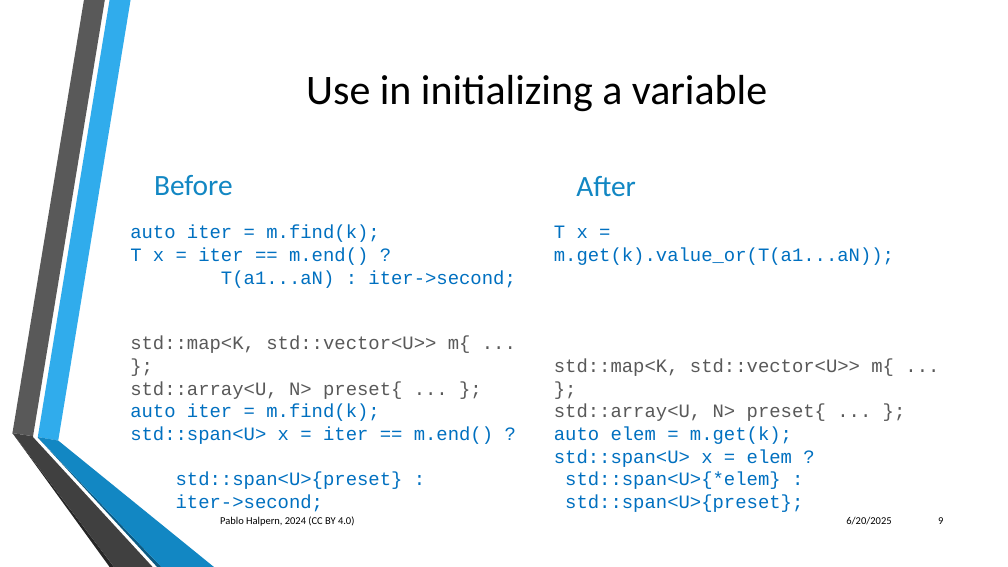
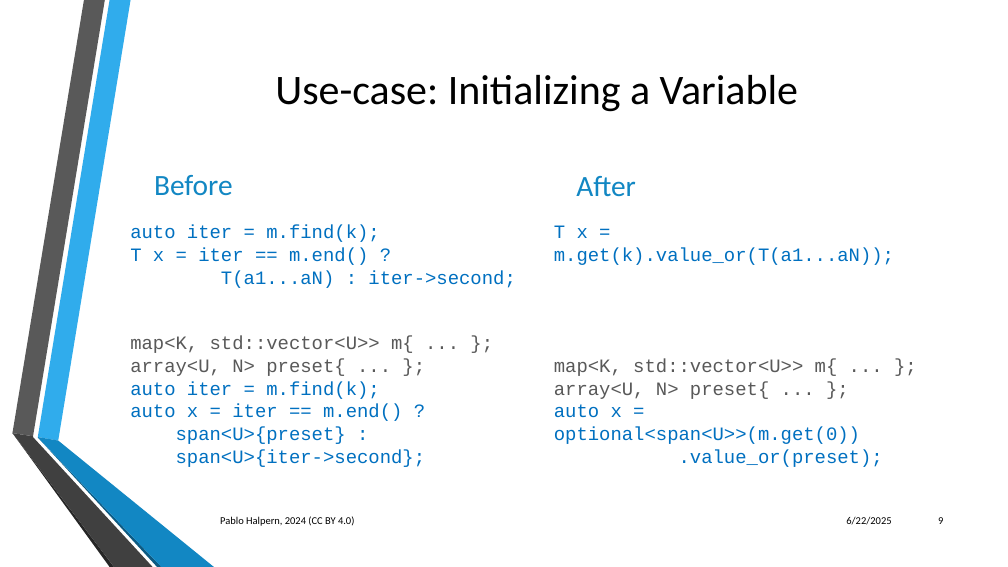
Before and after one commit to phalpern/WG21-halpern, a slide deck: slide 9 of P3091-map_lookup/P3091 Better lookups for map and unordered_map.pptx. Drawn at 1008x567 pixels with LibreOffice and Linux fonts; fonts in the diff are those of the drawing; background and template pictures are left out. Boxes give left, top, right and bottom in pixels: in the first picture for what was removed or moved away, otherwise in the second. Text is boxed around its words. In the diff, an @@ line names an element or a change of style, - is before the commit and + after.

Commit message:
Begin updating for LWG (D3091R5). Added test for `span` example. Update presentation for new status quo (no `ref_or`)

```diff
--- a/P3091-map_lookup/P3091 Better lookups for map and unordered_map.pptx
+++ b/P3091-map_lookup/P3091 Better lookups for map and unordered_map.pptx
@@ title at (275,75,798,112): text changed @@
-Use in initializing a variable
+Use-case: Initializing a Variable
@@ text at (130,336,425,467): text changed @@
-std::map<K, std::vector<U>> m{ ... };
-std::array<U, N> preset{ ... };
-auto iter = m.find(k);
-std::span<U> x = iter == m.end() ?
-std::span<U>{preset} :
-iter->second;
+map<K, std::vector<U>> m{ ... };
+array<U, N> preset{ ... };
+auto iter = m.find(k);
+auto x = iter == m.end() ?
+span<U>{preset} :
+span<U>{iter->second};
@@ text at (554,359,883,467): text changed @@
-std::map<K, std::vector<U>> m{ ... };
-std::array<U, N> preset{ ... };
-auto elem = m.get(k);
-std::span<U> x = elem ?
-std::span<U>{*elem} :
-std::span<U>{preset};
+map<K, std::vector<U>> m{ ... };
+array<U, N> preset{ ... };
+auto x = optional<span<U>>(m.get(0))
+.value_or(preset);
@@ text at (846,517,891,525): text changed @@
-6/20/2025
+6/22/2025
```
Also in this commit, not shown: 9 other slides changed, 4 other files.
